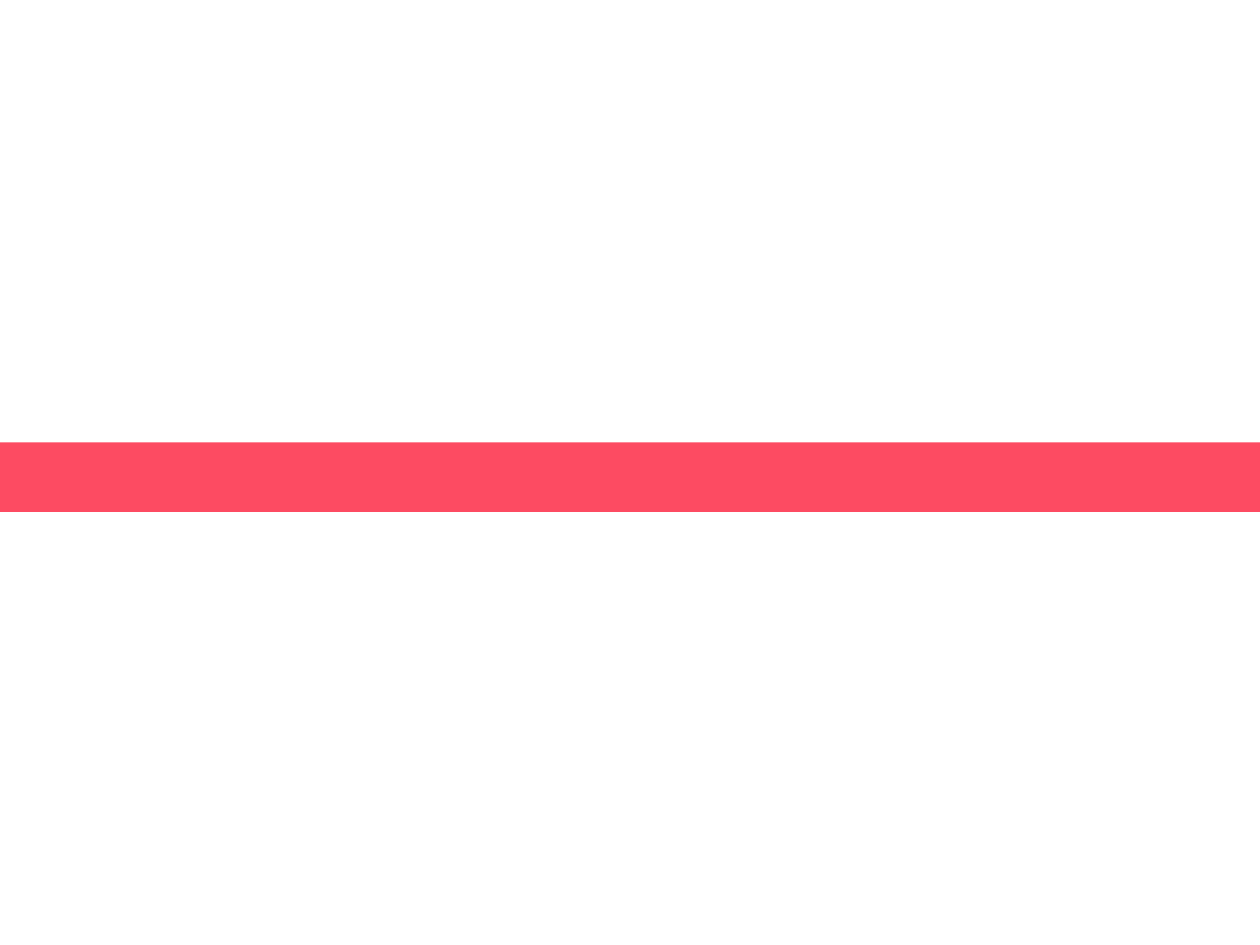
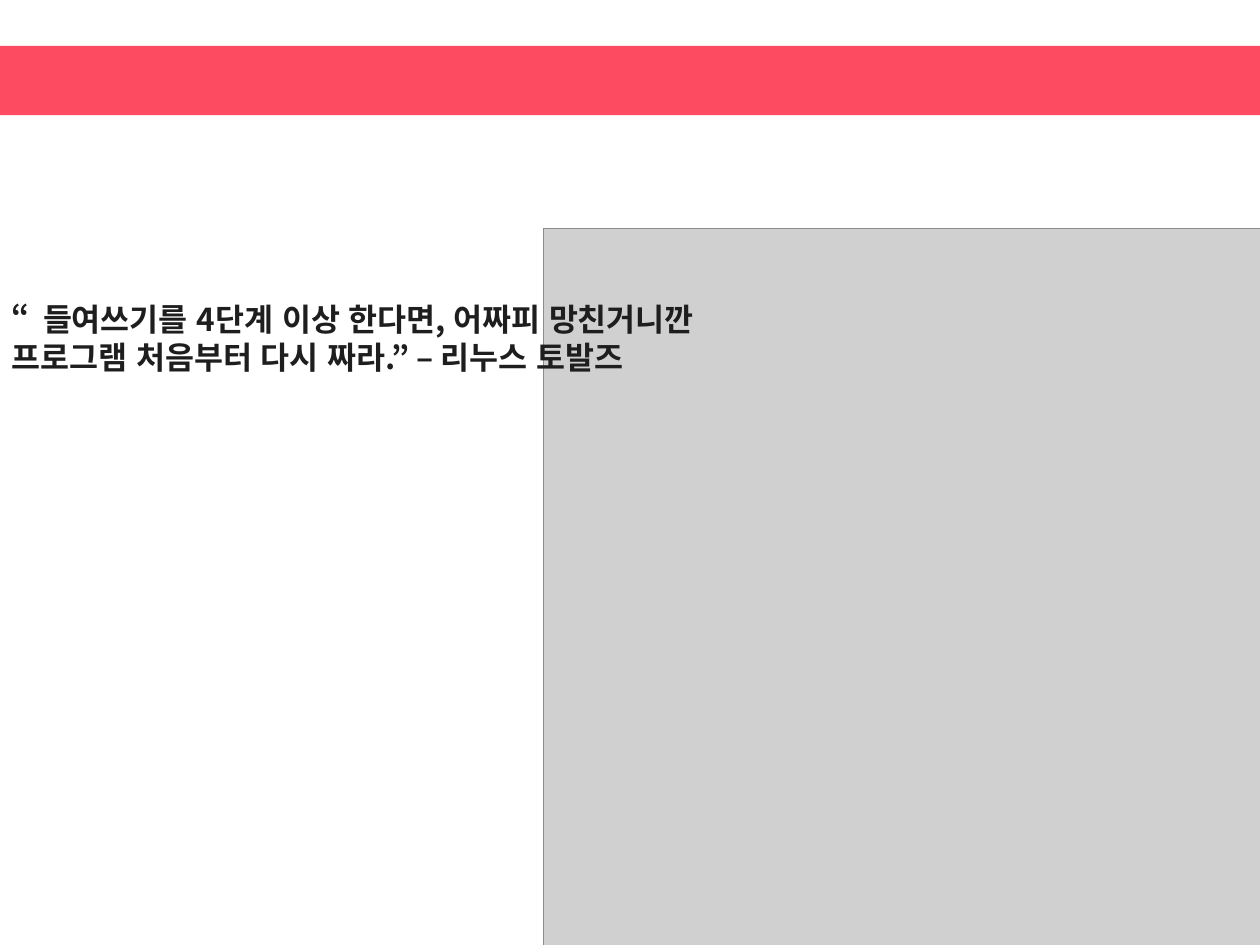
Before and after one commit to JoDongHyuen/KNUCS-20202-Team1, a slide deck: slide 8 of 발표자료/시스템프로그래밍_팀프로젝트_1조.pptx (slide 6 before the commit). Drawn at 1260x945 pixels with LibreOffice and Linux fonts; fonts in the diff are those of the drawing; grey boxes stand for pictures. Boxes give left, top, right and bottom in pixels: in the first picture for what was removed or moved away, otherwise in the second. Text is boxed around its words. In the diff, an @@ line names an element or a change of style, - is before the commit and + after.

```diff
--- a/발표자료/시스템프로그래밍_팀프로젝트_1조.pptx
+++ b/발표자료/시스템프로그래밍_팀프로젝트_1조.pptx
@@ rectangle "Thank you for listening!": place and size @@
-rectangle "Thank you for listening!" at (0,442,1260,512)
+rectangle "Thank you for listening!" at (0,45,1260,115)
@@ picture added at (543,228,1260,945) @@
@@ text added at (12,304,694,378), 18 pt, text #1E1E1E, bold @@
+“들여쓰기를 4단계 이상 한다면, 어짜피 망친거니깐 프로그램 처음부터 다시 짜라.” – 리누스 토발즈
```
Also in this commit, not shown: 1 other slide changed, 2 slides added.
